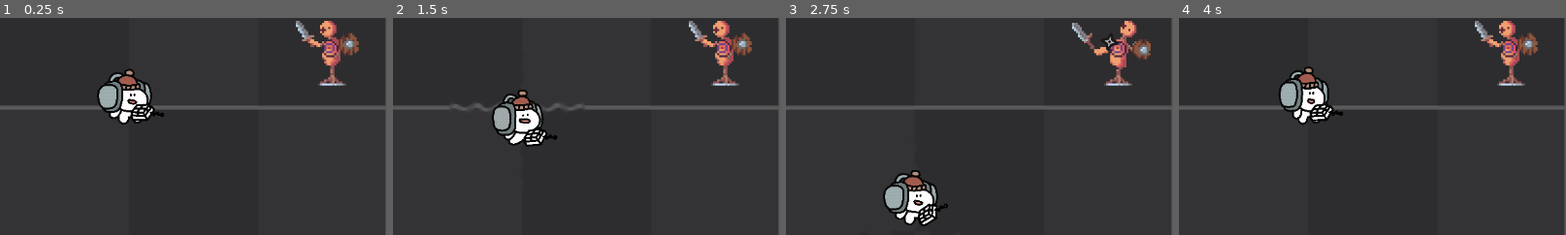
Above: before the commit, frames 1-4 (left to right).
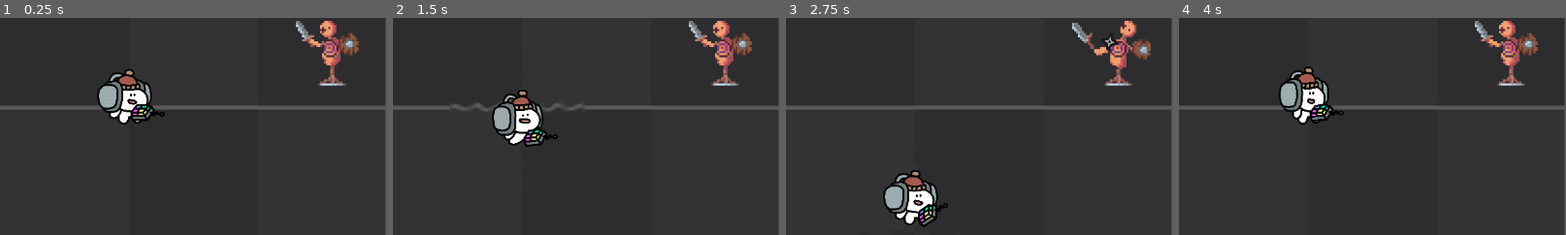
Above: after the commit, the same moments.

Repository: adriano-sudario/TheController
Game: Godot game, scene res://main.tscn
The game is run twice, just before and just after one commit, with the same random seed, the same clock (stepped at 60 frames per second) and the same inputs. Sound files missing from this copy of the repository are replaced by a short silence.
Inputs (mouse positions are % of the whole screen's width and height, from its top left):
- Up to frame 1 (0.25 s): no input
- Up to frame 2 (1.5 s): move the mouse to (72, 45) at 0.52 s; hold G (down_right_slot_press) 0.53-1.28 s; hold Shift (arm_toggle) 0.53-1.28 s; move the mouse to (30, 55) at 1.27 s; hold S (down) from 1.28 s (still down); tap Space (interact) at 1.35 s
- Up to frame 3 (2.75 s): move the mouse to (60, 28) at 2.02 s; release S (down) at 2.03 s; hold G (down_right_slot_press) from 2.03 s (still down); hold Shift (arm_toggle) from 2.03 s (still down)
- Up to frame 4 (4 s): move the mouse to (45, 70) at 2.77 s; release G (down_right_slot_press) at 2.78 s; release Shift (arm_toggle) at 2.78 s; hold W (up) 2.78-3.53 s; tap Space (interact) at 2.85 s; move the mouse to (80, 65) at 3.52 s; hold F (down_left_slot_press) from 3.53 s (still down); hold Shift (arm_toggle) from 3.53 s (still down)
The pictures show only the part of the screen within x 0-50%, y 29-79%; the shares and areas given below are measured in that part.

The runs differ from the first frame. In frame 1, 0.2% of the frame differs, in the area x 33-43%, y 39-47%; in frame 2, 0.2%; in frame 3, 0.2%, in the area x 34-42%, y 85-97%; in frame 4, 0.2%.

Commit message:
changed controllers sprite

Diff:
--- a/entities/controller/controller.tscn
+++ b/entities/controller/controller.tscn
@@ -1,7 +1,7 @@
 [gd_scene load_steps=8 format=3 uid="uid://b1ca37xp6ejqw"]
 
 [ext_resource type="Script" path="res://entities/controller/controller.gd" id="1_1us26"]
-[ext_resource type="Texture2D" uid="uid://fnmmbdxctfoh" path="res://assets/sprites/characters/player/controller.png" id="2_53vld"]
+[ext_resource type="Texture2D" uid="uid://5deurglnoe6i" path="res://assets/sprites/characters/player/akai.png" id="2_jxik3"]
 [ext_resource type="Script" path="res://entities/sample_spells/sample_spell.gd" id="2_k4vbs"]
 [ext_resource type="PackedScene" uid="uid://c4w3t57ky805o" path="res://entities/sample_spells/lombrero/trapsten/trapsten_spell.tscn" id="3_0x2kw"]
 [ext_resource type="PackedScene" uid="uid://c0h6u2wu4kuhs" path="res://entities/sample_spells/lombrero/thunder_riff/thunder_riff_spell.tscn" id="4_p7n7a"]
@@ -21,7 +21,7 @@
 [node name="Sprite2D" type="Sprite2D" parent="."]
 position = Vector2(2, -1)
 scale = Vector2(0.1, 0.1)
-texture = ExtResource("2_53vld")
+texture = ExtResource("2_jxik3")
 
 [node name="AudioStreamPlayer" type="AudioStreamPlayer2D" parent="."]
 stream = SubResource("AudioStreamSynchronized_ss3gt")
Binary file added: assets/sprites/characters/player/akai.png
Not shown, changed: assets/sprites/characters/player/akai.png.import
Binary file removed: assets/sprites/characters/slime/slime.ase
Binary file removed: assets/sprites/characters/slime/slime.png
Binary file removed: assets/sprites/characters/slime/slime_attack.ase
Binary file removed: assets/sprites/characters/slime/slime_attack_strip7.png
Not shown, removed: assets/sprites/characters/slime/slime_attack_strip7.png.import
Binary file removed: assets/sprites/characters/slime/slime_damaged.ase
Binary file removed: assets/sprites/characters/slime/slime_damaged_strip3.png
Not shown, removed: assets/sprites/characters/slime/slime_damaged_strip3.png.import
Binary file removed: assets/sprites/characters/slime/slime_death.ase
Binary file removed: assets/sprites/characters/slime/slime_death_strip5.png
(and 7 more such lines)
